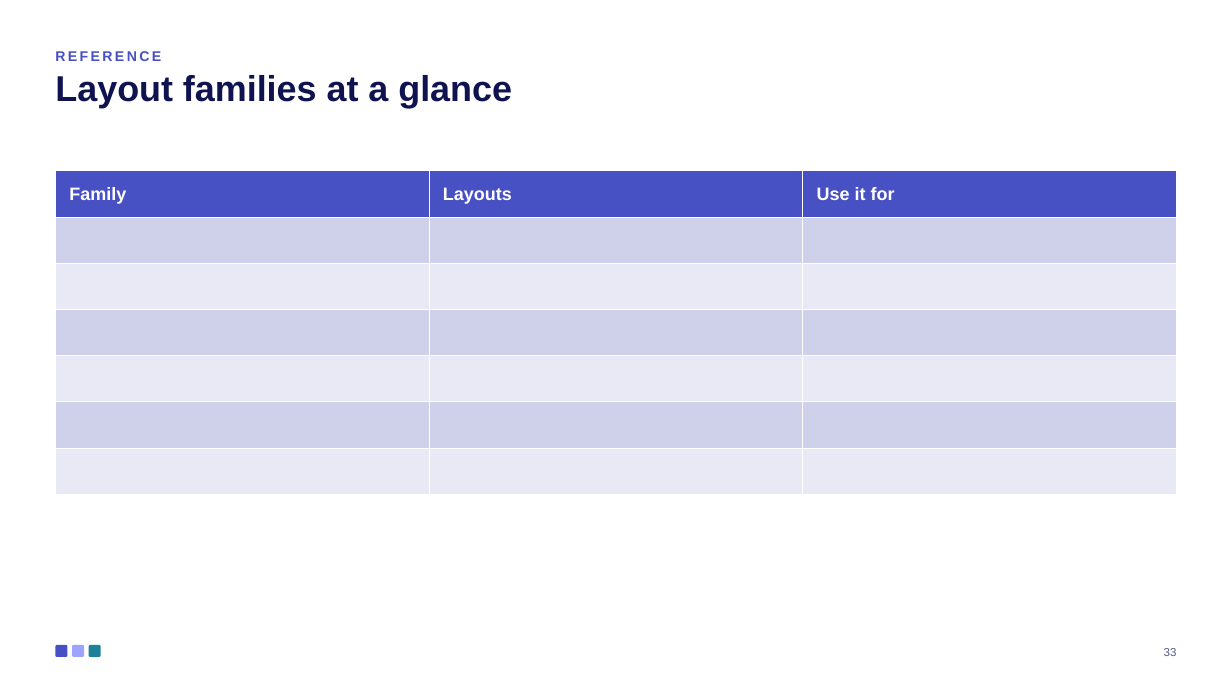
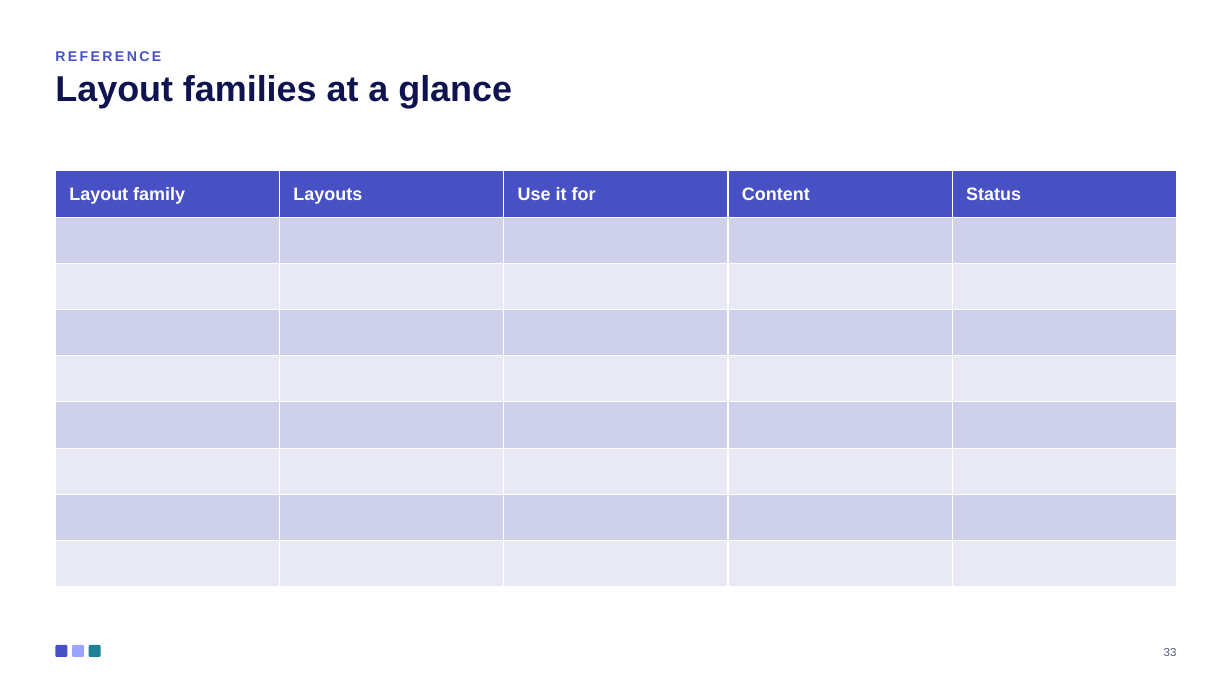
Before and after one commit to ThalesGroup/fred, a slide deck: slide 33 of libs/capabilities/fred-capability-ppt-filler/fred_capability_ppt_filler/builder/assets/fred_template.pptx. Drawn at 1232x693 pixels with LibreOffice and Linux fonts; fonts in the diff are those of the drawing. Boxes give left, top, right and bottom in pixels: in the first picture for what was removed or moved away, otherwise in the second. Text is boxed around its words. In the diff, an @@ line names an element or a change of style, - is before the commit and + after.

```diff
--- a/libs/capabilities/fred-capability-ppt-filler/fred_capability_ppt_filler/builder/assets/fred_template.pptx
+++ b/libs/capabilities/fred-capability-ppt-filler/fred_capability_ppt_filler/builder/assets/fred_template.pptx
@@ table at bbox=[55, 171, 1178, 587] @@
-Family | Layouts | Use it for
- |  | 
- |  | 
- |  | 
- |  | 
- |  | 
- |  | 
+Layout family | Layouts | Use it for | Content | Status
+ |  |  |  | 
+ |  |  |  | 
+ |  |  |  | 
+ |  |  |  | 
+ |  |  |  | 
+ |  |  |  | 
+ |  |  |  | 
+ |  |  |  | 
```
Also in this commit, not shown: 8 other slides changed, 4 other files.
